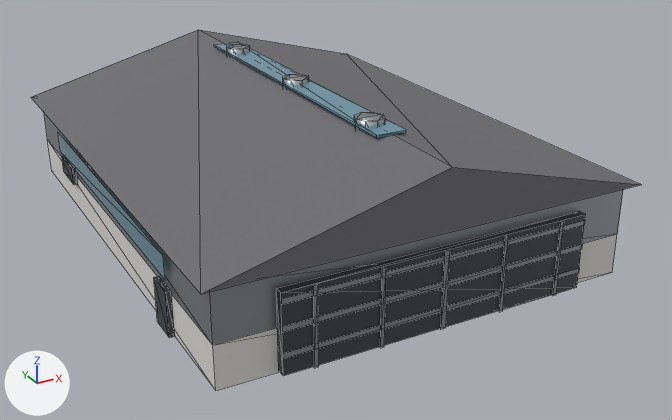
A saved change to the glTF model src/assets/models/props/hangar_small.glb.
Before and after are seen from a 50 mm lens placed at (-30.3, -61.4, 30.5), pointed at (1.7, -3.1, 1.3). Every picture has the same lights, and +X, +Y and +Z are marked at lower left. The first picture is the older version. Mesh edges are drawn as thin lines. Vertices at exactly the same position are counted once.

Names of what the first picture shows: 'Merged_FacadeGlass', 'Merged_PropsMetal', 'Merged_WindowFrame', 'hangar_base', 'hangar_roof'.
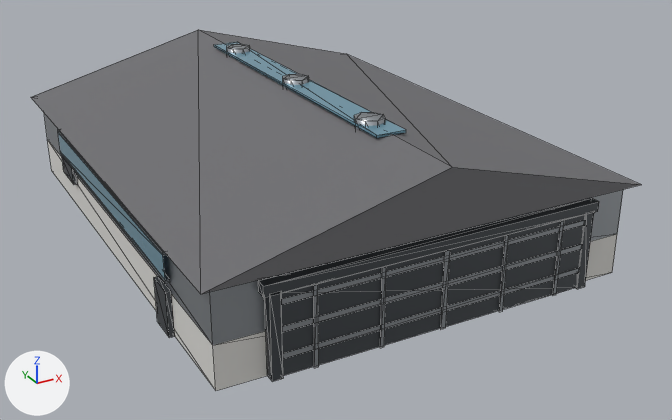
Location of each change, [x1, y1, x2, y2] in pixels of the pictures (672 x 420 px):
'Merged_WindowFrame', reshaped
    before: [62, 156, 585, 376]
    after: [62, 156, 599, 382]
part 1 of me_merged_propsmetal_mesh, added
    after: [61, 153, 170, 283]
part 2 of me_merged_propsmetal_mesh, added
    after: [58, 129, 166, 255]
part 3 of me_merged_windowframe_mesh, added
    after: [265, 291, 283, 382]
part 4 of me_merged_windowframe_mesh, added
    after: [576, 211, 594, 289]
part 5 of me_merged_windowframe_mesh, added
    after: [258, 198, 599, 297]

What the commit changed:
me_merged_propsmetal_mesh is used by ob_merged_propsmetal; location (0.0, 0.0, 0.0).
me_merged_propsmetal_mesh had 88 vertices, 112 faces and spanned x -15.0..15.0, y -20.3..19.5, z 0.1..11.4.
me_merged_propsmetal_mesh now has 120 vertices, 160 faces and spans x -15.3..15.3, y -20.3..19.5, z 0.1..11.4.
me_merged_propsmetal_mesh part 1: a new loose piece, a box spanning x -15.35..-15.05, y -12.87..12.87, z 3.84..4.06, in mat_propsmetal (grey #adb3b8).
me_merged_propsmetal_mesh part 2: a new loose piece, a box spanning x -15.35..-15.05, y -12.87..12.87, z 5.74..5.96, in mat_propsmetal (grey #adb3b8).
Other edits to the shape of me_merged_propsmetal_mesh do not show in these pictures.
me_merged_windowframe_mesh is used by ob_merged_windowframe; location (0.0, 0.0, 0.0).
me_merged_windowframe_mesh had 40 vertices, 60 faces and spanned x -15.4..15.4, y -20.1..12.5, z 0.0..5.6.
me_merged_windowframe_mesh now has 64 vertices, 96 faces and spans x -15.4..15.4, y -20.2..12.5, z 0.0..6.3.
me_merged_windowframe_mesh part 3: a new loose piece, a box spanning x -11.8..-11.1, y -20.2..-19.5, z 0.0..5.71, in mat_windowframe (dark grey #505559).
me_merged_windowframe_mesh part 4: a new loose piece, a box spanning x 11.1..11.8, y -20.2..-19.5, z 0.0..5.71, in mat_windowframe (dark grey #505559).
me_merged_windowframe_mesh part 5: a new loose piece, a box spanning x -12.15..12.15, y -20.2..-19.5, z 5.58..6.28, in mat_windowframe (dark grey #505559).
